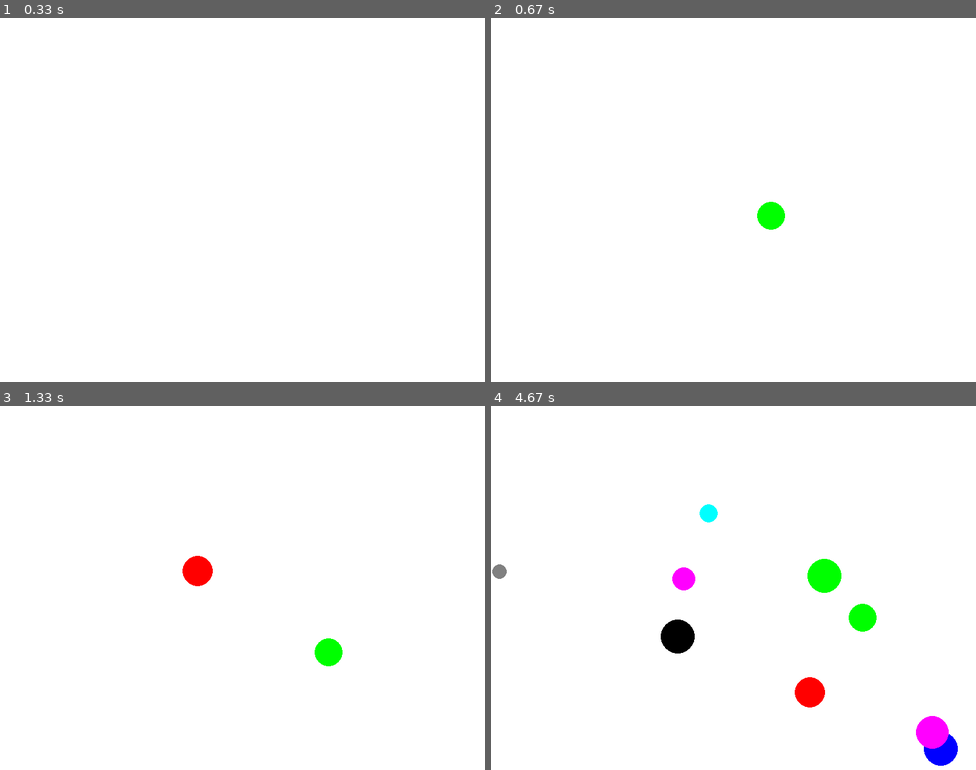
Above: before the commit, frames 1-4 (two rows, left to right).
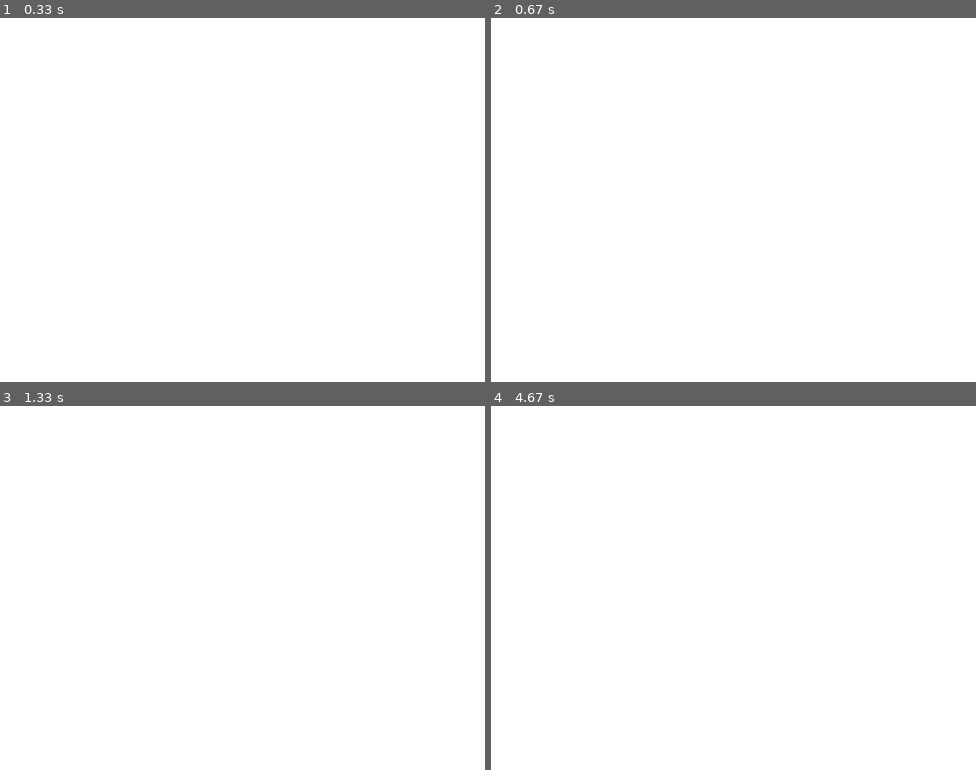
Above: after the commit, the same moments.

Repository: olucassantos/AprendaPyGame
Game: pygame game, started from pinga.py
Two runs of this game, one before a commit and one after it. Both use one fixed random seed, a clock stepped at 60 frames per second and the inputs below.
Inputs (mouse positions are in pixels of both pictures, inside the frame that each line leads up to):
- Up to frame 1 (0.33 s): no input
- Up to frame 2 (0.67 s): click (733, 200) at 0.38 s
- Up to frame 3 (1.33 s): no input
- Up to frame 4 (4.67 s): no input

Frame 1 is identical in both runs. In frame 2, 0.3% of the frame differs, in the area x 54-61%, y 50-59%; in frame 3, 0.7%; in frame 4, 3.0%, in the area x 0-97%, y 27-99%.

Commit message:
Atualizar função verificaCliqueBolinhas para remover bola da lista quando as vidas acabarem

Diff:
--- a/pinga.py
+++ b/pinga.py
@@ -32,6 +32,28 @@
         "direcao": pygame.Vector2(1, 1)
     }
 
+def verificaCliqueBolinhas(posicao, listaBolas):
+    for bola in listaBolas: # Vai verificar bolinha por bolinha
+        # Desenha um retangulo temporário para verificar se o click foi dentro da bola
+        retanguloTemporario = pygame.draw.circle(
+            tela,
+            bola["cor"],
+            bola["posicao"],
+            bola["tamanho"]
+        )
+
+        # Verifica se o click foi dentro do retangulo
+        recebeuClick = retanguloTemporario.collidepoint(posicao)
+
+        # Apaga o retangulo temporário
+        del retanguloTemporario
+
+        if recebeuClick: # Se recebeu o click
+            bola["vidas"] -= 1
+
+        if bola["vidas"] <= 0: # Se as vidas acabaram
+            listaBolas.remove(bola) # Remove a bola da lista
+
 # Inicializa o Pygame
 pygame.init()
 # Configurações da tela
@@ -48,7 +70,6 @@
 cor = (255, 0, 0)
 posicao = [150, 60]
 raio = 50
-velocidade = 0
 cor_tela = (255, 255, 255)
 
 # Lista de bolas que vão ser desenhadas e movimentadas
@@ -57,8 +78,8 @@
 # Evento para o tempo
 novaBolaEvent = pygame.USEREVENT + 1
 
-# Cria o evento a cada 10 segundos
-pygame.time.set_timer(novaBolaEvent, 500)
+# Cria o evento a cada 2 segundos
+pygame.time.set_timer(novaBolaEvent, 5000)
 
 # LOOP PRINCIPAL
 while True:
@@ -73,12 +94,12 @@
             pygame.quit() # Fecha o Pygame
             exit() # Fecha o programa
 
-        # Verifica se o evento é de tecla pressionada
-        if evento.type == pygame.KEYDOWN:
-            if evento.key == pygame.K_UP: # Se a tecla for a seta para cima
-                velocidade += 1
-            elif evento.key == pygame.K_DOWN: # Se a tecla for a seta para baixo
-                velocidade -= 1
+        # Verifica se aconteceu o click do mouse
+        if evento.type == pygame.MOUSEBUTTONDOWN:
+            if evento.button == 1: # Botão esquerdo do mouse
+                # Verificar se o click foi dentro de algum circulo
+                # Passa a posição do click para a função verificaCliqueBolinha
+                verificaCliqueBolinhas(evento.pos, listaBolas)
     #########################################
 
     # Pinta a tela
